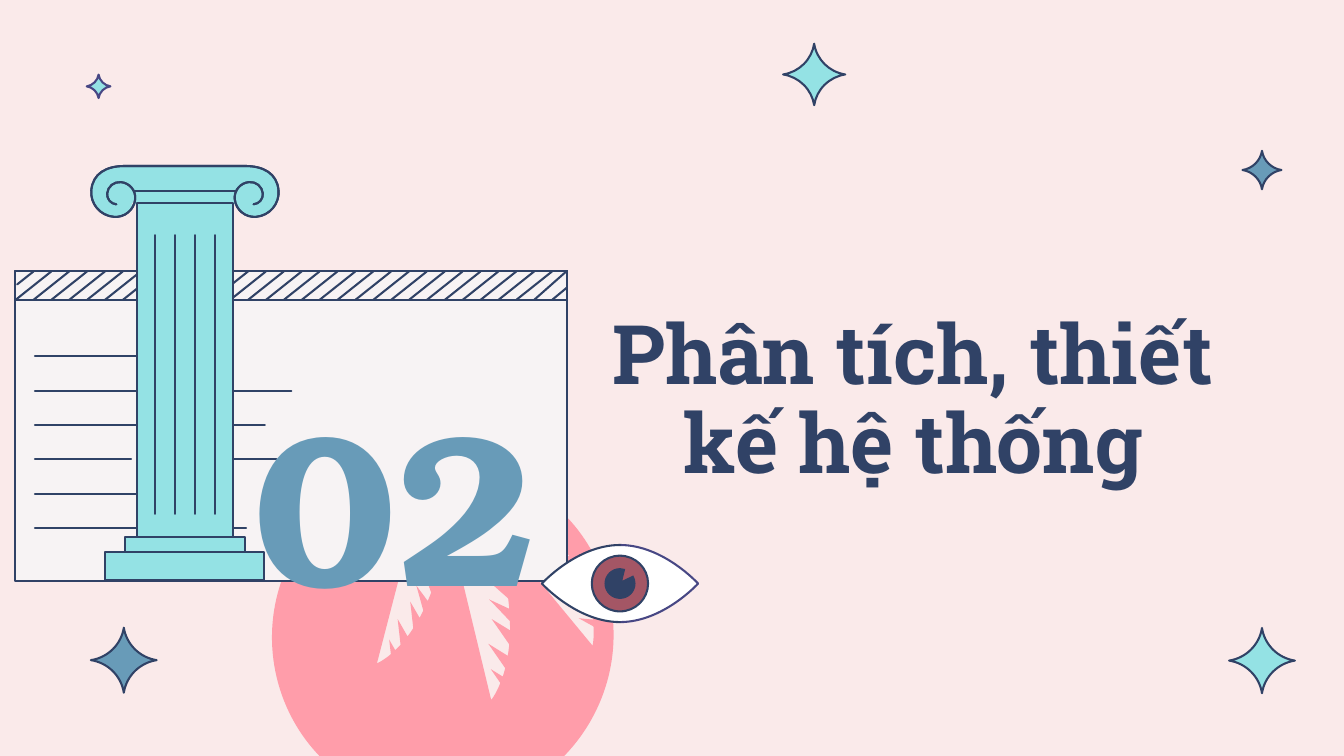
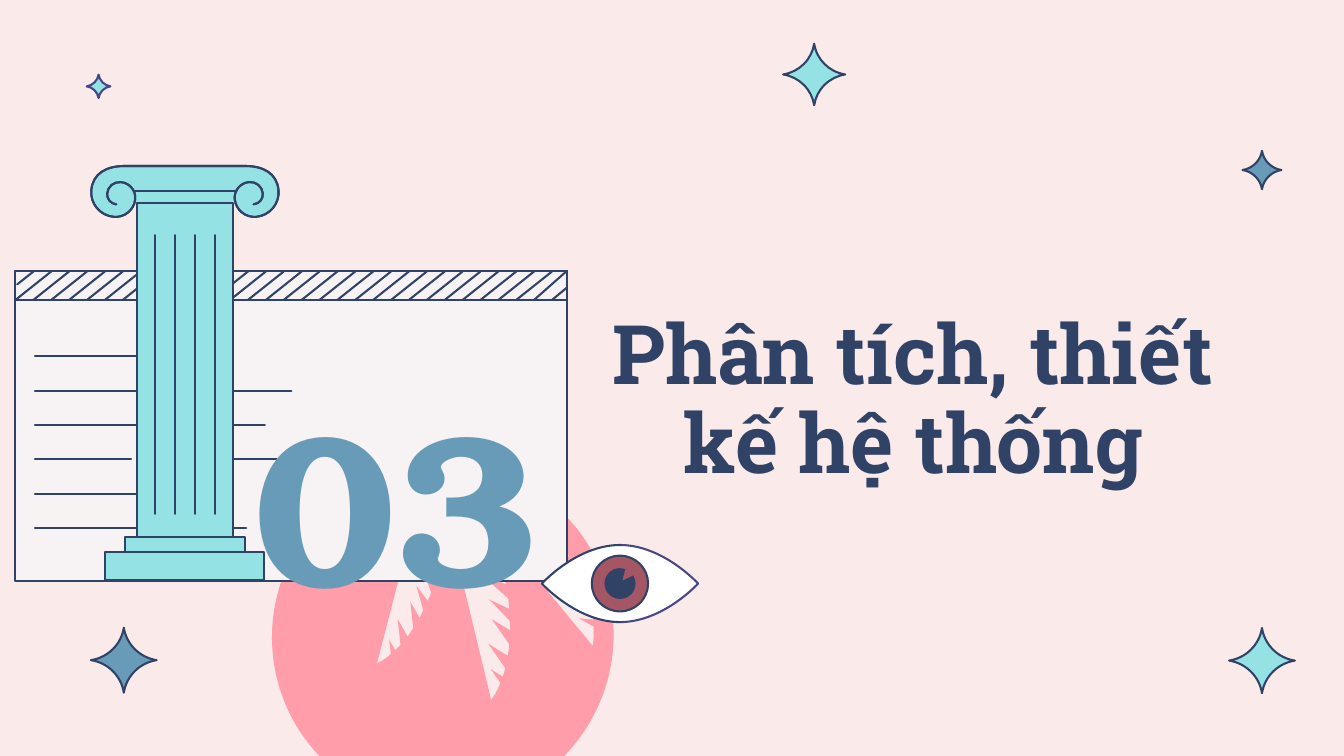
Before and after one commit to thanhhuydev77/ErrorMonitoring_Doc, a slide deck: slide 12 of Bao Cao/Slide_KLTN_17520568_17521258.pptx. Drawn at 1344x756 pixels with LibreOffice and Linux fonts; fonts in the diff are those of the drawing. Boxes give left, top, right and bottom in pixels: in the first picture for what was removed or moved away, otherwise in the second. Text is boxed around its words. In the diff, an @@ line names an element or a change of style, - is before the commit and + after.

```diff
--- a/Bao Cao/Slide_KLTN_17520568_17521258.pptx
+++ b/Bao Cao/Slide_KLTN_17520568_17521258.pptx
@@ text at (x1=253, y1=390, x2=536, y2=642): text changed @@
-02
+03
```
Also in this commit, not shown: 2 other slides changed, 5 slides added, 1 slide removed, 1 other file.
